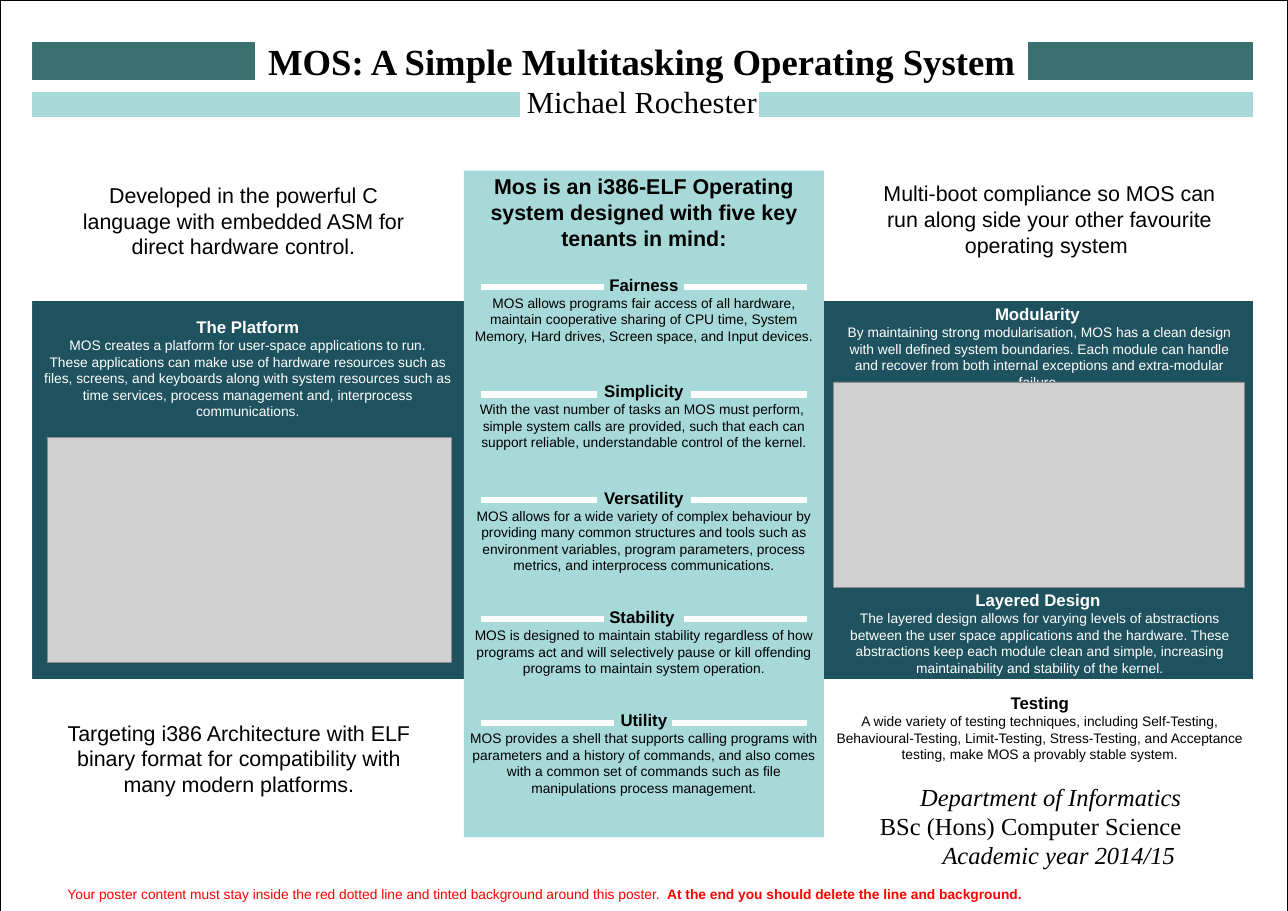
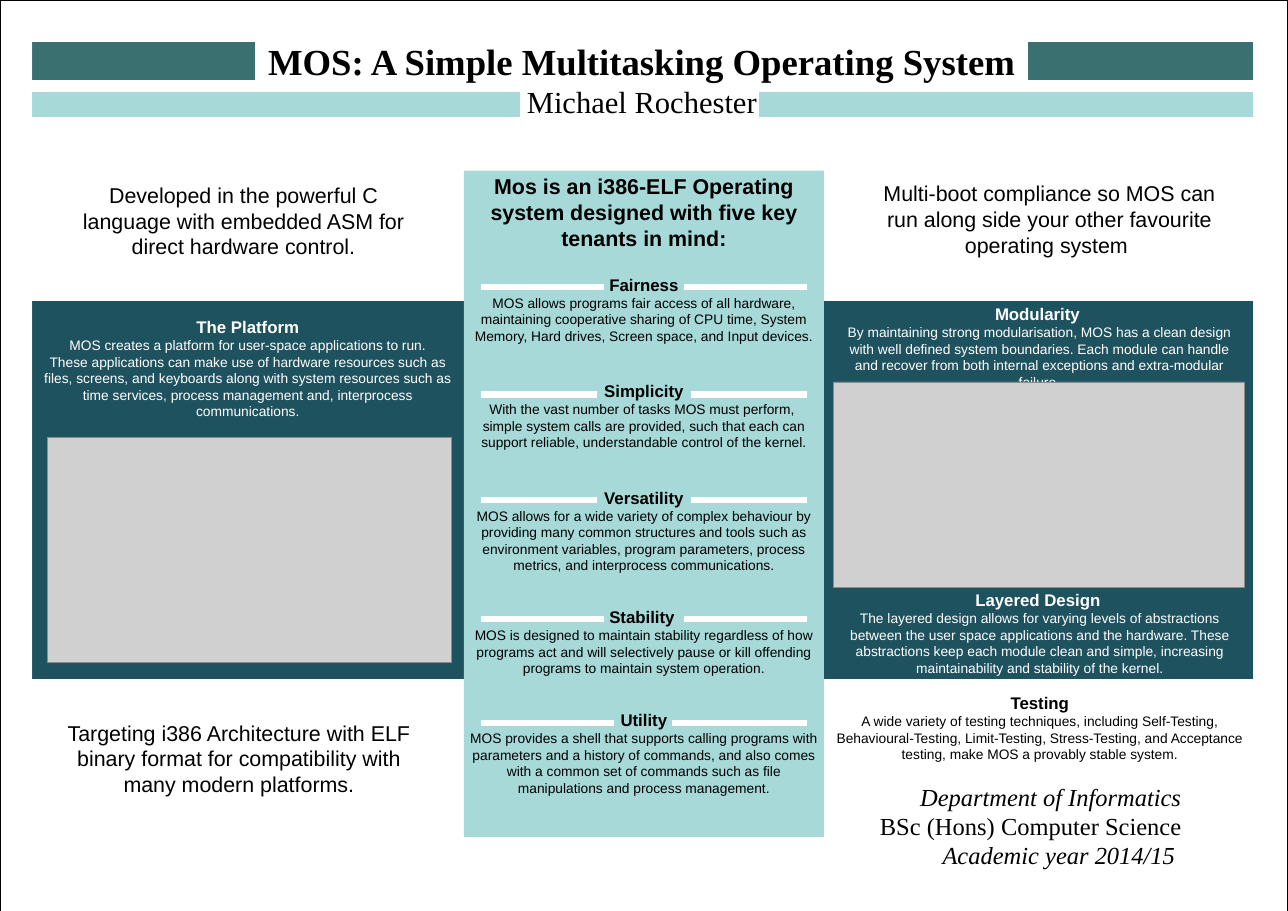
Before and after one commit to code-forger/mos, a slide deck: slide 1 of Poster/Poster.odp. Drawn at 1288x911 pixels with LibreOffice and Linux fonts; fonts in the diff are those of the drawing; grey boxes stand for pictures. Boxes give left, top, right and bottom in pixels: in the first picture for what was removed or moved away, otherwise in the second. Text is boxed around its words. In the diff, an @@ line names an element or a change of style, - is before the commit and + after.

```diff
--- a/Poster/Poster.odp
+++ b/Poster/Poster.odp
@@ text at box(475, 298, 812, 344): text changed @@
-MOS allows programs fair access of all hardware, maintain cooperative sharing of CPU time, System Memory, Hard drives, Screen space, and Input devices.
+MOS allows programs fair access of all hardware, maintaining cooperative sharing of CPU time, System Memory, Hard drives, Screen space, and Input devices.
@@ text at box(481, 404, 806, 450): text changed @@
-With the vast number of tasks an MOS must perform, simple system calls are provided, such that each can support reliable, understandable control of the kernel.
+With the vast number of tasks MOS must perform, simple system calls are provided, such that each can support reliable, understandable control of the kernel.
@@ text at box(470, 733, 817, 796): text changed @@
-MOS provides a shell that supports calling programs with parameters and a history of commands, and also comes with a common set of commands such as file manipulations process management.
+MOS provides a shell that supports calling programs with parameters and a history of commands, and also comes with a common set of commands such as file manipulations and process management.
@@ text removed at box(67, 889, 1022, 902) @@
-Your poster content must stay inside the red dotted line and tinted background around this poster. At the end you should delete the line and background.
```
Also in this commit, not shown: 17 other files.
